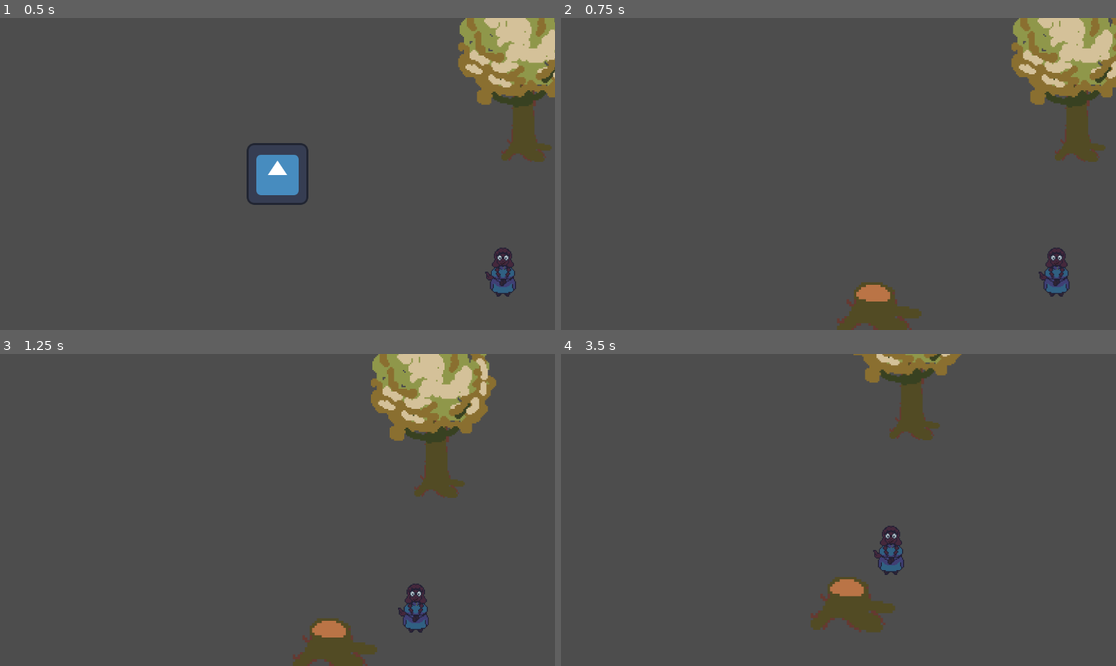
Above: before the commit, frames 1-4 (two rows, left to right).
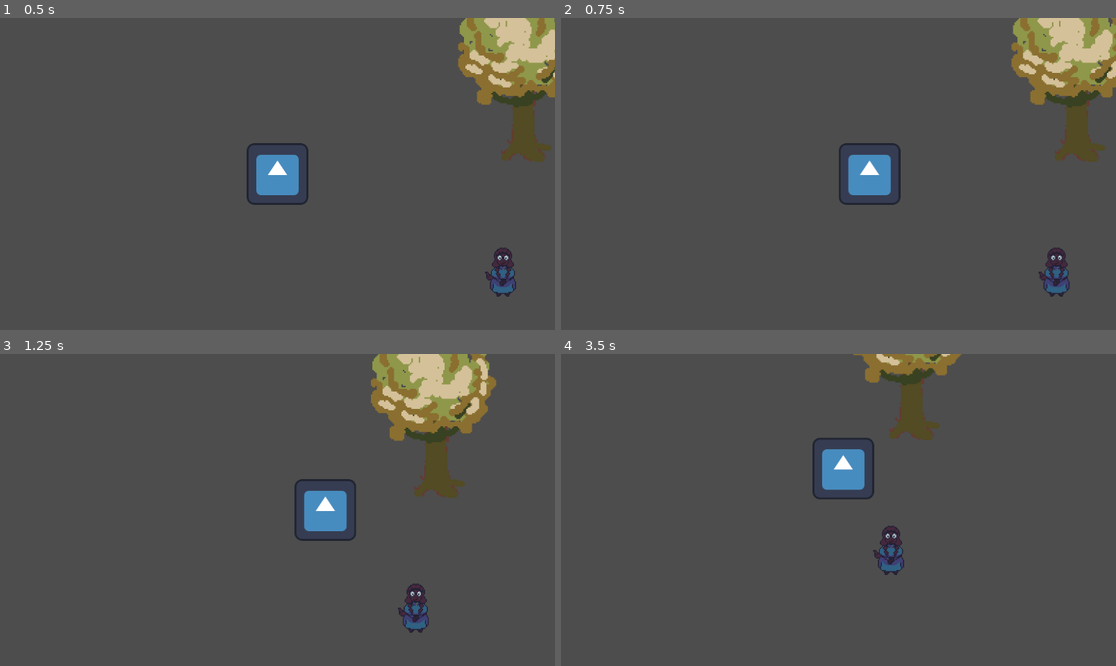
Above: after the commit, the same moments.

Repository: METALbrasier2X0/BlueMoon
Game: Godot game, scene res://main.tscn
Two runs of this game, one before a commit and one after it. Both use one fixed random seed, a clock stepped at 60 frames per second and the inputs below. The engine's default icon, where the game draws it, is replaced by a stand-in: a white triangle on a blue panel in a dark square.
Inputs:
- Up to frame 1 (0.5 s): no input
- Up to frame 2 (0.75 s): tap Enter at 0.5 s; hold Right (ui_right) from 0.53 s (still down); hold E (Use) from 0.53 s (still down)
- Up to frame 3 (1.25 s): keep holding Right (ui_right); keep holding E (Use)
- Up to frame 4 (3.5 s): release Right (ui_right) at 1.28 s; release E (Use) at 1.28 s; hold Down (ui_down) 1.28-2.03 s; tap E (Use) at 1.35, 2.85 s; hold Right (ui_right) 2.03-2.78 s; hold E (Use) 2.03-2.78 s; hold Up (ui_up) from 2.78 s (still down)

Frame 1 is identical in both runs. In frame 2, 2.7% of the frame differs, in the area x 49-65%, y 40-100%; in frame 3, 2.7%; in frame 4, 2.9%, in the area x 45-61%, y 26-90%.
Error after the commit: Invalid call. Nonexistent function 'interact' in base 'CharacterBody2D (Player.gd)'. (res://Src/Characters/Player/Player.gd:42)

Commit message:
debugging

Diff:
--- a/Src/Characters/Player/Player.gd
+++ b/Src/Characters/Player/Player.gd
@@ -39,8 +39,7 @@
 	if body.name == "Npc" :
 		find_and_use_dialogue()
 	else :
-		var cutTree = preload("res://Assets/Spritsheets/tree2.png")
-		body.get_node("Sprite2D").set_texture(cutTree)
+		body.interact()
 
 
 	"""
--- /dev/null
+++ b/Src/Props/Interactible/Objects/Tree.gd
@@ -0,0 +1,14 @@
+extends "res://Src/Props/Interactible/Objects/HarvestableItems.gd"
+
+# Called when the node enters the scene tree for the first time.
+func _ready():
+	pass # Replace with function body.
+
+
+# Called every frame. 'delta' is the elapsed time since the previous frame.
+func _process(delta):
+	pass
+
+func interact():
+	var cutTree = preload("res://Assets/Spritsheets/tree2.png")
+	get_node("Sprite2D").set_texture(cutTree)
--- a/Src/Props/Interactible/Objects/Tree.tscn
+++ b/Src/Props/Interactible/Objects/Tree.tscn
@@ -1,13 +1,13 @@
 [gd_scene load_steps=4 format=3 uid="uid://cyqegk35ntcyu"]
 
-[ext_resource type="Script" path="res://Src/Props/Interactible/Objects/HarvestableItems.gd" id="1_rj3bh"]
+[ext_resource type="Script" path="res://Src/Props/Interactible/Objects/Tree.gd" id="1_5dn2a"]
 [ext_resource type="Texture2D" uid="uid://7noxvdkvokgg" path="res://Assets/Spritsheets/tree.png" id="2_u8tf5"]
 
 [sub_resource type="RectangleShape2D" id="RectangleShape2D_shjhy"]
 size = Vector2(130.75, 100.25)
 
 [node name="Tree" type="StaticBody2D"]
-script = ExtResource("1_rj3bh")
+script = ExtResource("1_5dn2a")
 
 [node name="Sprite2D" type="Sprite2D" parent="."]
 position = Vector2(-8, -93)
